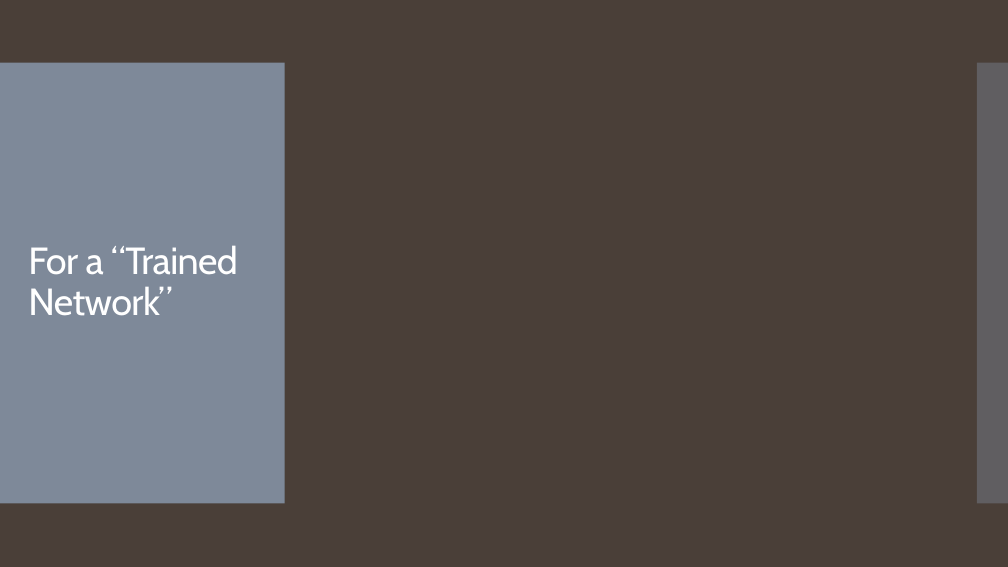
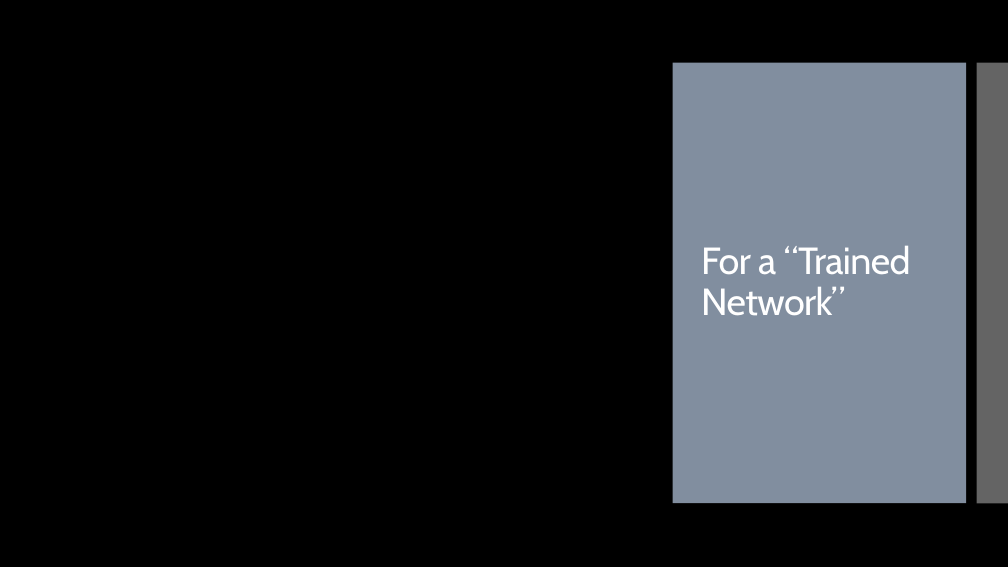
Before and after one commit to landonbuell/Convolutional-Neural-Networks, a slide deck: slide 7 of Presentations/11_03_2020/Training a Multilayer Perceptron with Stochastic Gradient Descent.pptx. Drawn at 1008x567 pixels with LibreOffice and Linux fonts; fonts in the diff are those of the drawing; grey boxes stand for pictures. Boxes give left, top, right and bottom in pixels: in the first picture for what was removed or moved away, otherwise in the second. Text is boxed around its words. In the diff, an @@ line names an element or a change of style, - is before the commit and + after.

```diff
--- a/Presentations/11_03_2020/Training a Multilayer Perceptron with Stochastic Gradient Descent.pptx
+++ b/Presentations/11_03_2020/Training a Multilayer Perceptron with Stochastic Gradient Descent.pptx
@@ background #4A3F38 to #000000 @@
@@ rectangle added at box(0, 0, 1008, 567), fill #000000 @@
@@ rectangle added at box(673, 63, 966, 504), fill #818E9F @@
@@ rectangle added at box(977, 63, 1008, 504), fill #C8C8C8 at 50% opacity @@
@@ title "For a “Trained Network”": place and size @@
-title "For a “Trained Network”" at box(28, 245, 238, 316)
+title "For a “Trained Network”" at box(701, 245, 911, 316)
```
Also in this commit, not shown: 16 other slides changed, 6 slides added, 2 other files.
